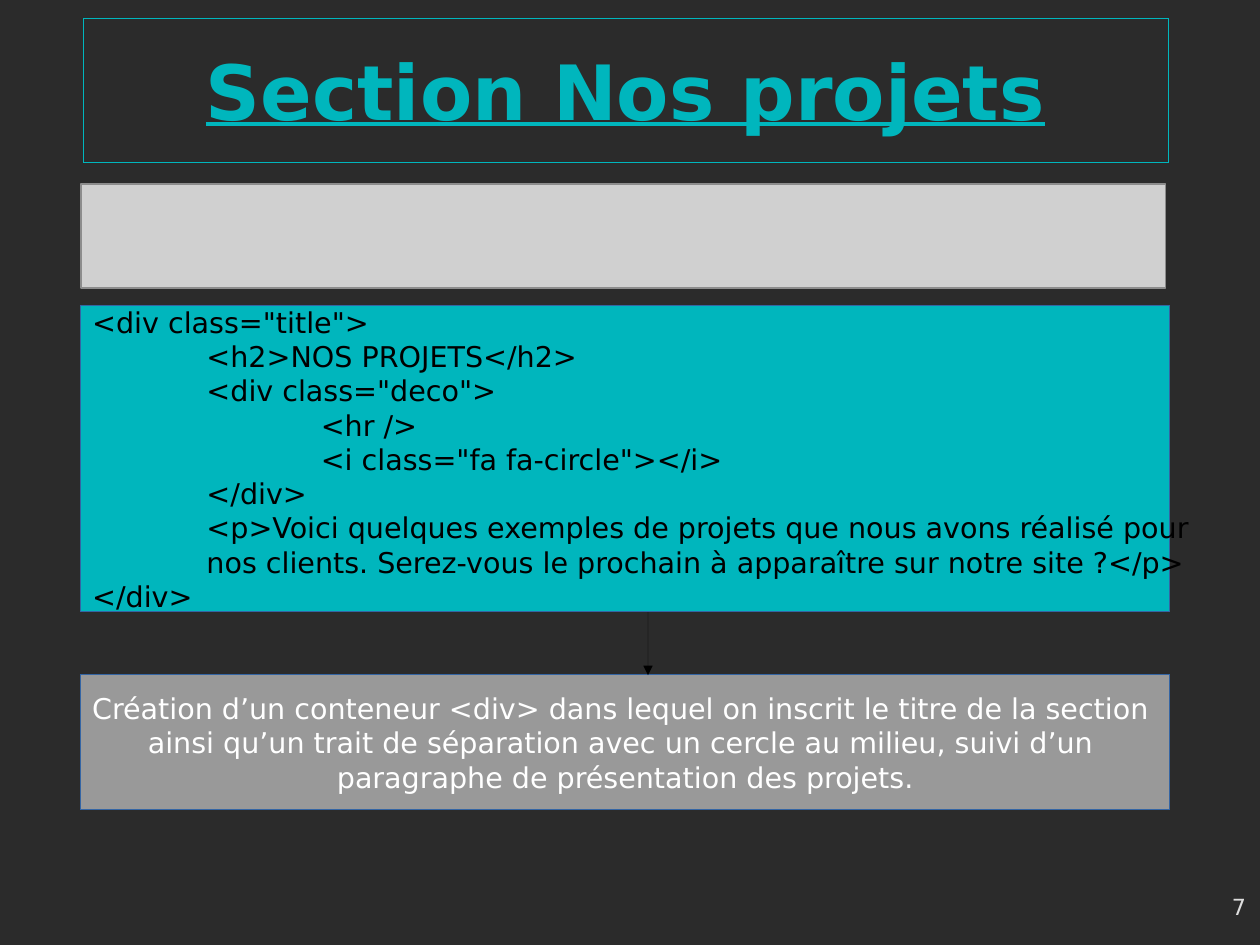
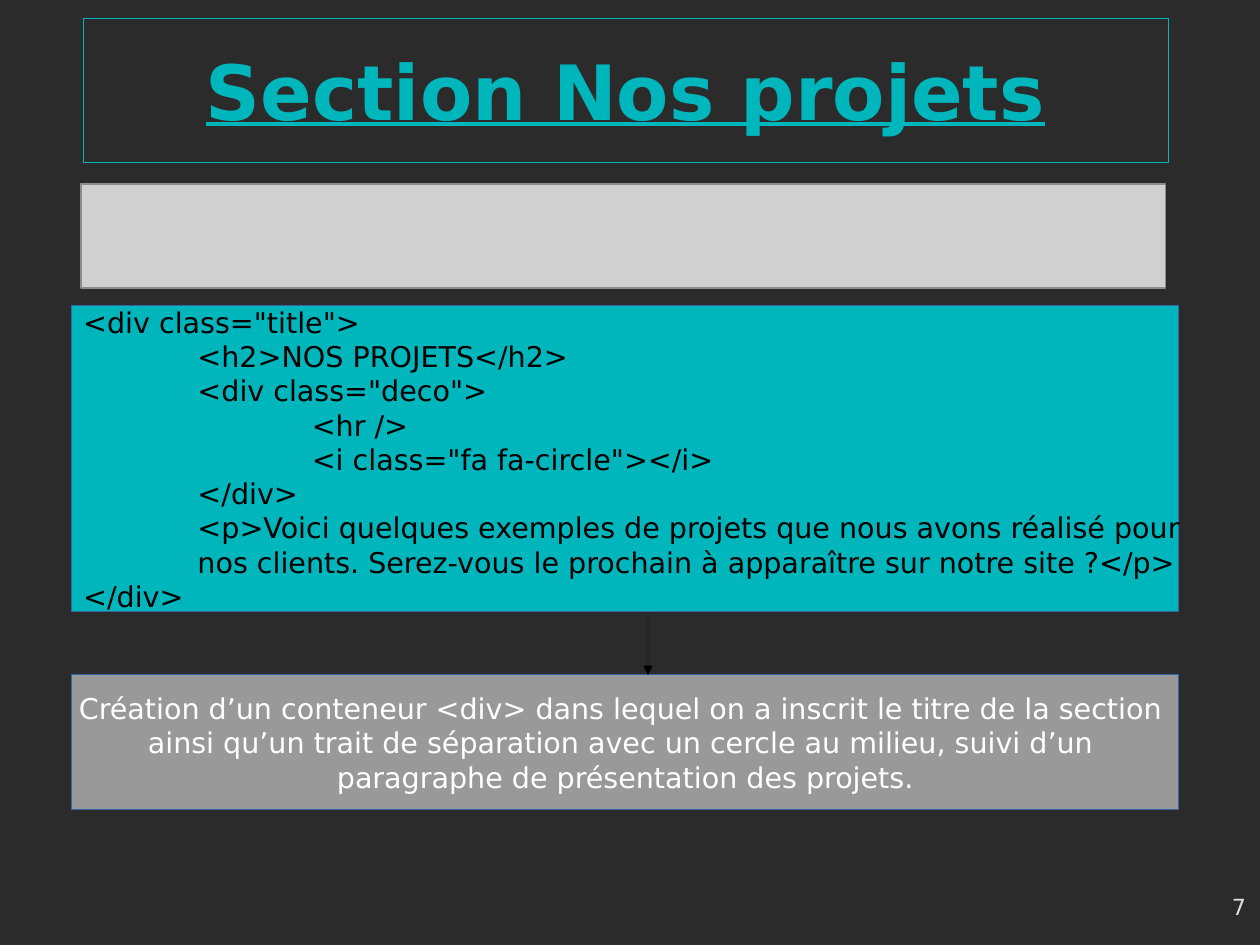
Before and after one commit to gambit13009/webagency, a slide deck: slide 7 of Webagency-presentation.odp. Drawn at 1260x945 pixels with LibreOffice and Linux fonts; fonts in the diff are those of the drawing; grey boxes stand for pictures; background and template pictures are left out; a plain dark background stands for a picture behind light text. Boxes give left, top, right and bottom in pixels: in the first picture for what was removed or moved away, otherwise in the second. Text is boxed around its words. In the diff, an @@ line names an element or a change of style, - is before the commit and + after.

```diff
--- a/Webagency-presentation.odp
+++ b/Webagency-presentation.odp
@@ rectangle "<div class="title">": place and size @@
-rectangle "<div class="title">" at [81, 306, 1171, 613]
+rectangle "<div class="title">" at [72, 306, 1180, 613]
@@ rectangle "Création d’un conteneur <div> dans ...": place and size @@
-rectangle "Création d’un conteneur <div> dans ..." at [81, 676, 1171, 811]
+rectangle "Création d’un conteneur <div> dans ..." at [72, 676, 1180, 811]
@@ text in rectangle at [79, 696, 1162, 725]: text changed @@
-Création d’un conteneur <div> dans lequel on inscrit le titre de la section
+Création d’un conteneur <div> dans lequel on a inscrit le titre de la section
```
Also in this commit, not shown: 5 other slides changed, 3 other files.
